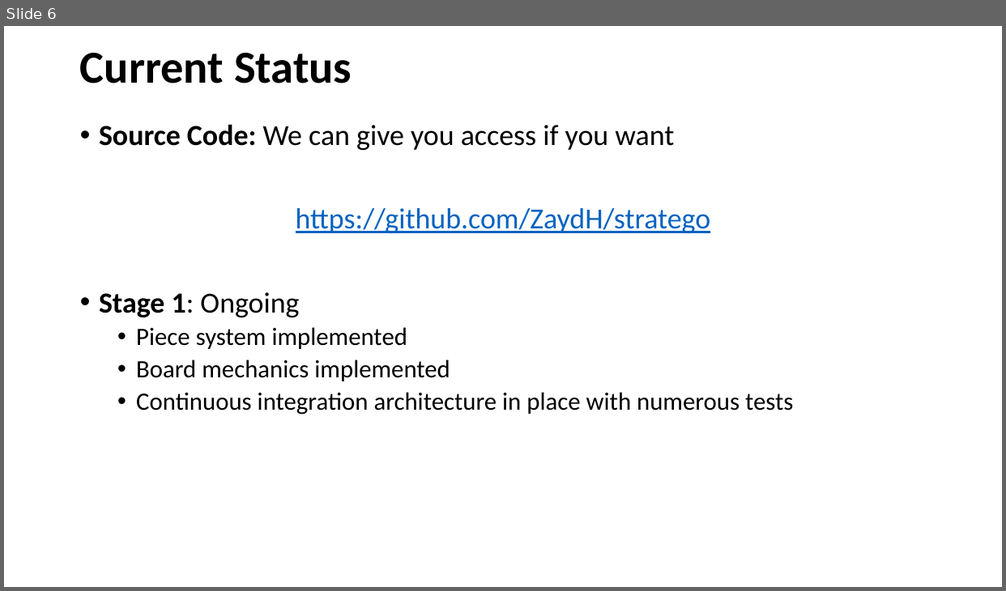
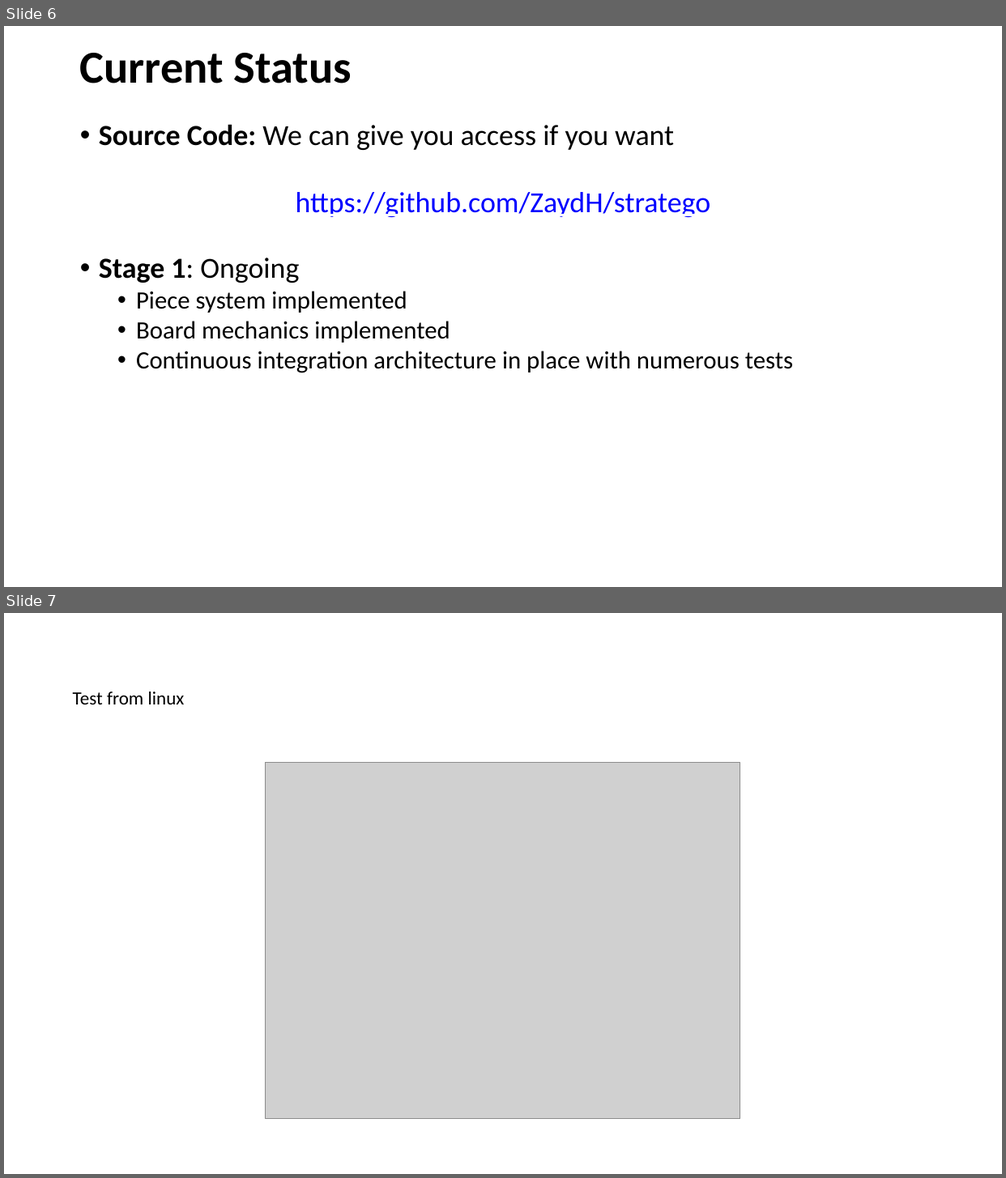
Before and after one commit to ZaydH/stratego, a slide deck: weekly_slides/cis510_meeting_2019_04_12.pptx. Shown one above the other, each under a label of ours: slide 6 before the commit, slides 6 and 7 after it. The pictures are 1006x591 and 1006x1178 pixels, drawn with LibreOffice and Linux fonts; fonts in the diff are those of the drawing; grey boxes stand for pictures. Boxes give left, top, right and bottom in pixels: in the first picture for what was removed or moved away, otherwise in the second. Text is boxed around its words. In the diff, an @@ line names an element or a change of style, - is before the commit and + after.

Commit message:
test slide from linux

```diff
--- a/weekly_slides/cis510_meeting_2019_04_12.pptx
+++ b/weekly_slides/cis510_meeting_2019_04_12.pptx
@@ slide 7 added at bbox=[4, 613, 1002, 1174], background #FFFFFF @@
@@ text added at bbox=[73, 692, 185, 705], 18 pt, text #000000 @@
+Test from linux
@@ picture added at bbox=[266, 763, 740, 1119] @@
@@ slide 6 changed as well @@
@@ text "Source Code: We can give ..." at bbox=[99, 124, 793, 373]: text colour #0563C1 to #0000FF in "https://github.com/ZaydH/stratego"; less space between paragraphs; line spacing 0.9 to 1 @@
```
Also in this commit, not shown: 5 other slides changed.
